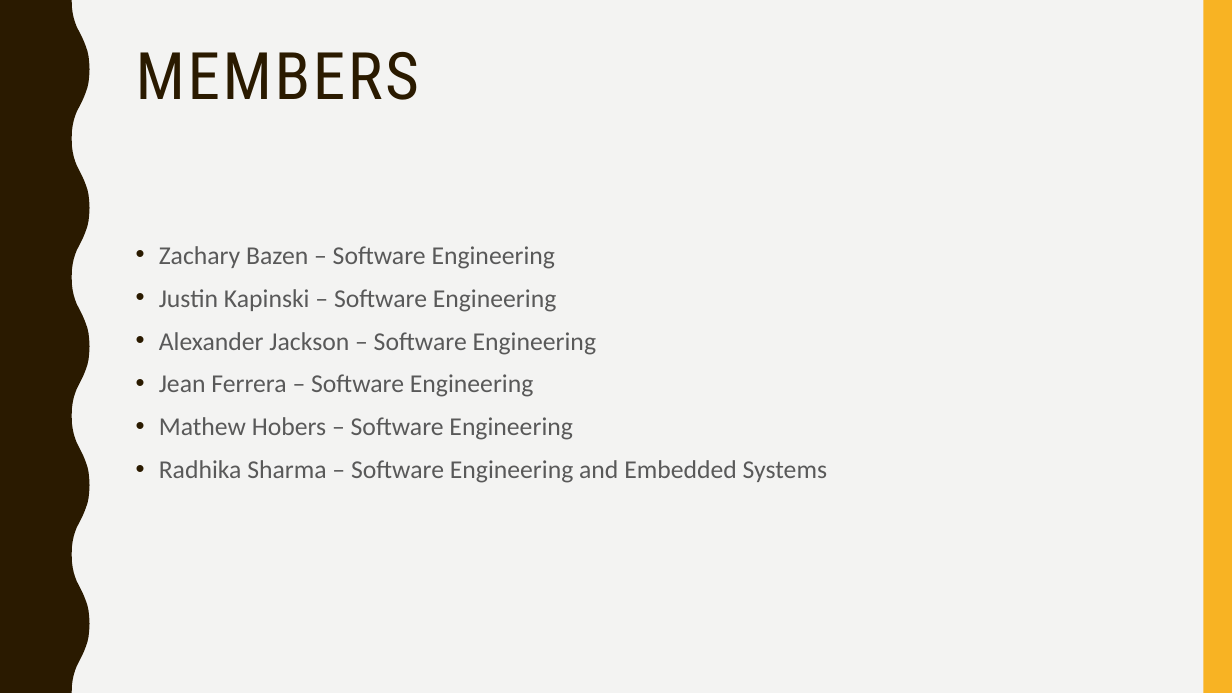
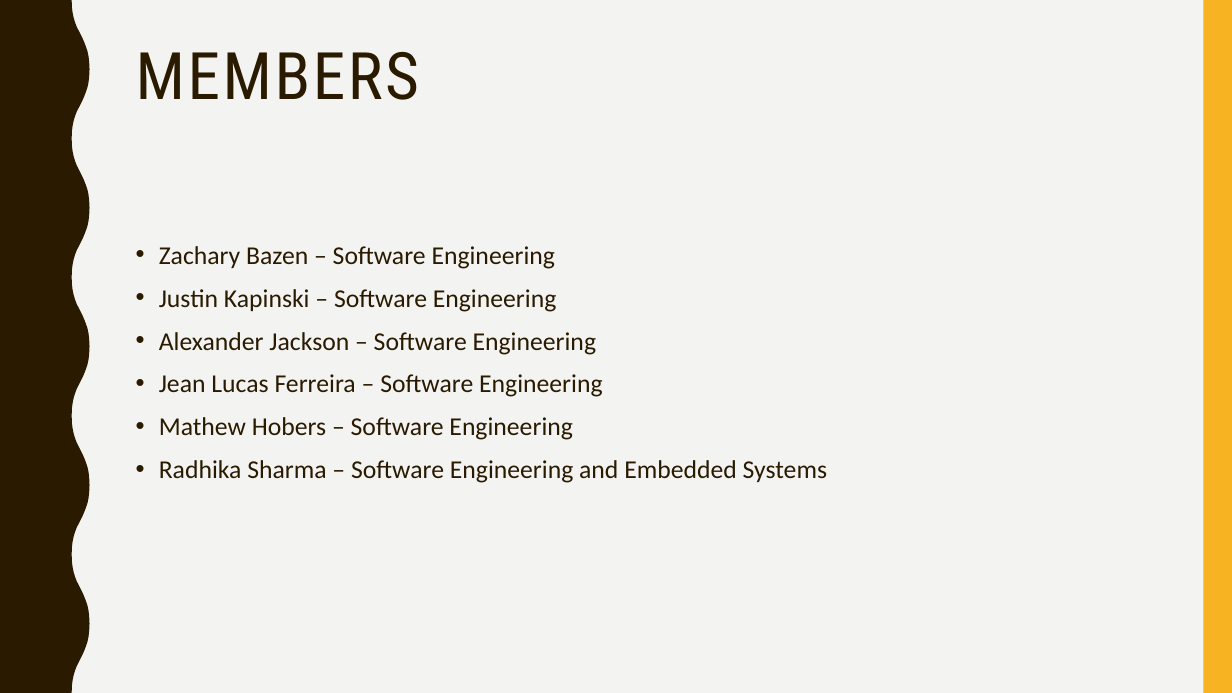
Before and after one commit to jean-lucas/vic, a slide deck: slide 2 of Presentation/Vehicle-Intersection-Control-Presentation.pptx. Drawn at 1232x693 pixels with LibreOffice and Linux fonts; fonts in the diff are those of the drawing. Boxes give left, top, right and bottom in pixels: in the first picture for what was removed or moved away, otherwise in the second. Text is boxed around its words. In the diff, an @@ line names an element or a change of style, - is before the commit and + after.

```diff
--- a/Presentation/Vehicle-Intersection-Control-Presentation.pptx
+++ b/Presentation/Vehicle-Intersection-Control-Presentation.pptx
@@ text at (x1=159, y1=246, x2=827, y2=483): text colour #595959 to #2A1A00 in "Zachary Bazen – Software Engineering", "Justin Kapinski – Software Engineering", "Alexander Jackson – Software Engineering", "Mathew Hobers – Software Engineering" and 1 more places @@
@@ text at (x1=159, y1=374, x2=602, y2=397): text changed; text colour #595959 to #2A1A00 @@
-• Jean Ferrera – Software Engineering
+• Jean Lucas Ferreira – Software Engineering
```
Also in this commit, not shown: 1 other slide changed, 4 slides added, 2 slides removed.
